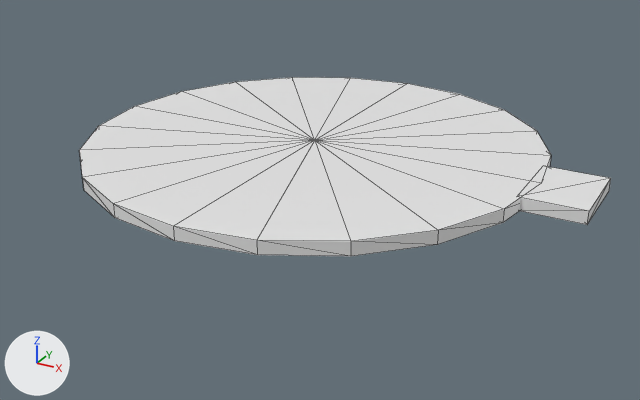
Two versions of the OBJ model models/areas/thymetemple/cobble_0_-3.obj, one commit apart.
Camera for both pictures: a 50 mm lens placed at (16.0, 19.4, 11.8), pointed at (1.7, 45.4, -1.2). The lights are fixed; the arrows at lower left show +X, +Y and +Z. The first picture is the older version. Mesh edges are drawn as thin lines. Where no turn or scale is listed for an object, it has been applied to the vertices. Vertices at exactly the same position are counted once.

The first picture shows 'cobble_0_-3'.
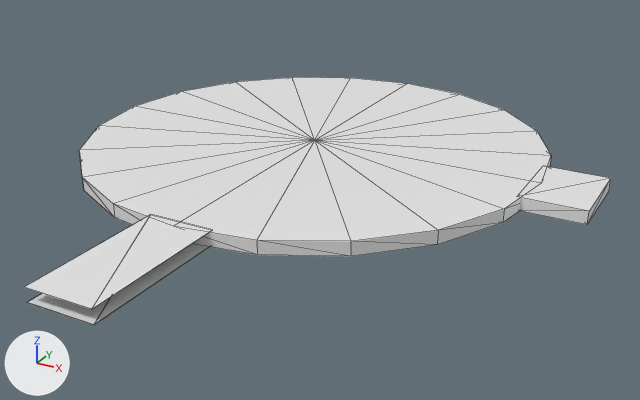
Boxes [x1, y1, x2, y2] around the edits, measured in the pictures (640 x 400 px):
'cobble_0_-3', reshaped (10% wider, 38% taller): before [79, 77, 611, 256]; after [24, 77, 611, 325]
part 1 of me_cobble_0__3, added: after [24, 217, 209, 325]

What changed in the scene script:
```text
Change me_cobble_0__3:
    used by ob_cobble_0__3; location = (0.0, 0.0, 0.0)
    remove me_cobble_0__3.from_pydata(...)  # 69 vertices, 104 faces; spans x -9.0..11.0, y 39.0..57.0, z -0.5..0.0
    add me_cobble_0__3.from_pydata(...)  # 109 vertices, 128 faces; spans x -9.0..11.0, y 34.0..57.0, z -0.5..0.0
    me_cobble_0__3 part 1
    32 vertices are added at x -8.6..8.6, y 34.0..56.6, z -0.5..0.0
    8 new vertices lie (2.4, 0.0, 0.0) away from vertices in x -1.2, y 34.0..39.4, z -0.5..0.0
    24 new faces join them
```
